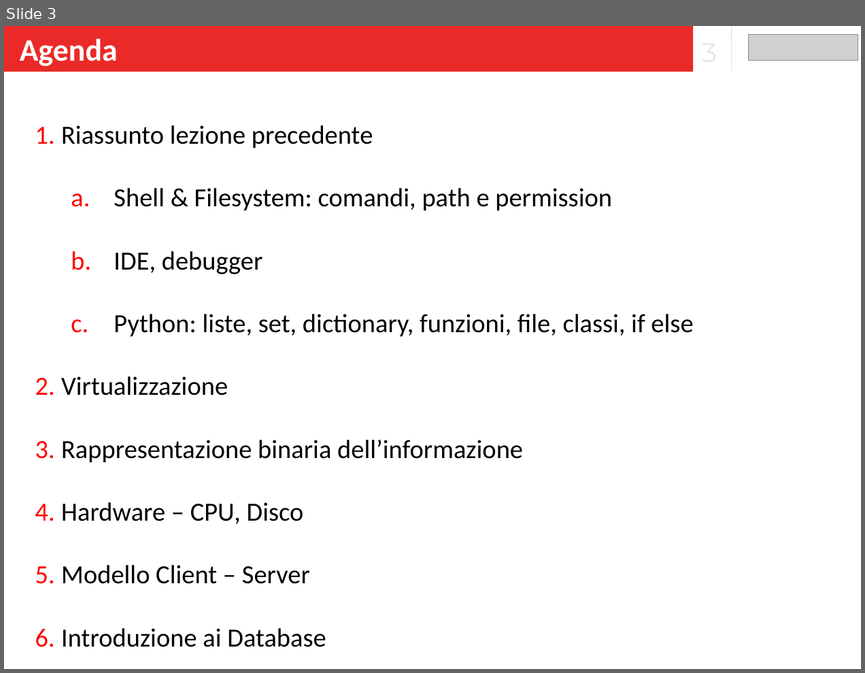
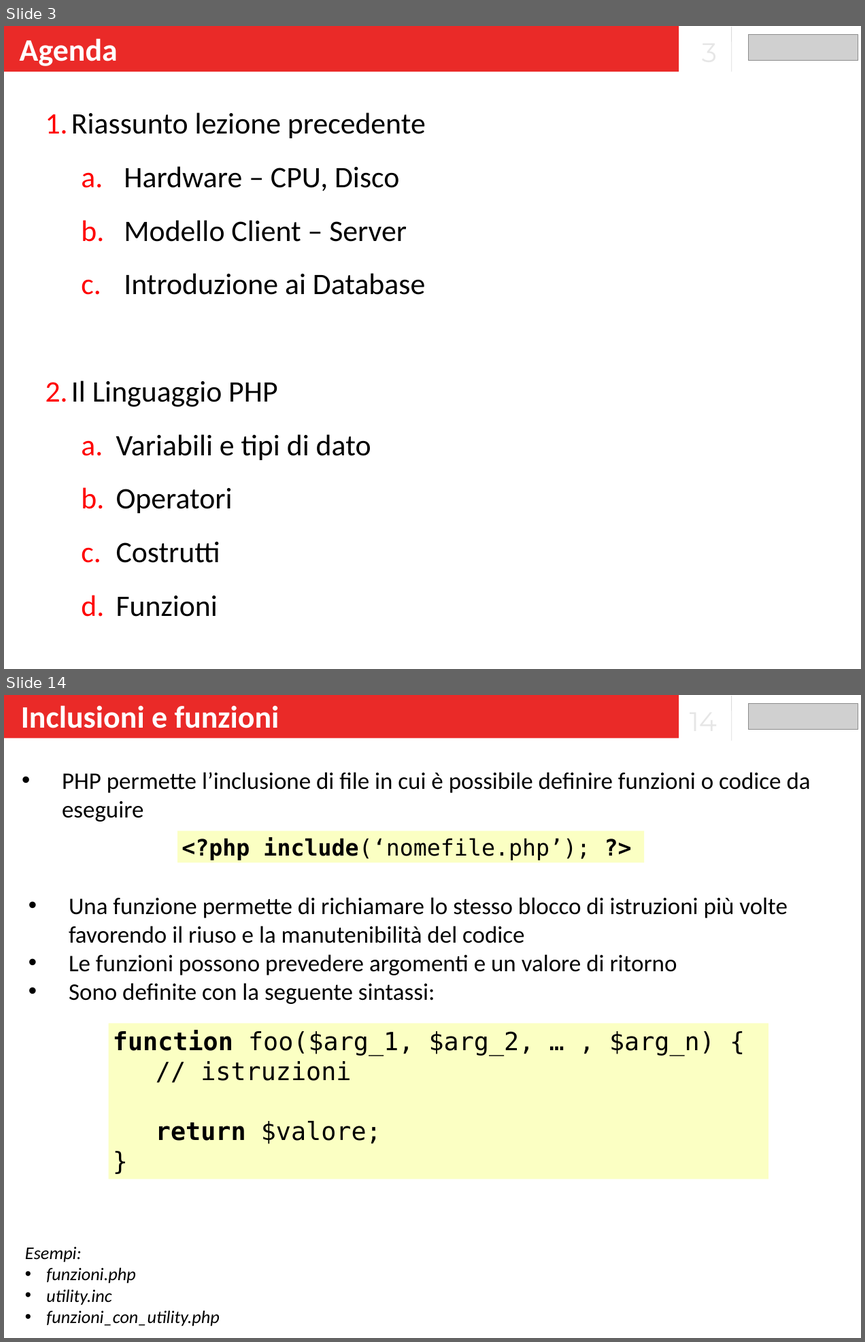
Before and after one commit to banzaiberry/leonardo, a slide deck: Lezioni_5_6_7/Lezione_5/Slide.pptx. Shown one above the other, each under a label of ours: slide 3 before the commit, slides 3 and 14 after it; the slides between them are not shown. The pictures are 865x673 and 865x1342 pixels, drawn with LibreOffice and Linux fonts; fonts in the diff are those of the drawing; grey boxes stand for pictures. Boxes give left, top, right and bottom in pixels: in the first picture for what was removed or moved away, otherwise in the second. Text is boxed around its words. In the diff, an @@ line names an element or a change of style, - is before the commit and + after.

```diff
--- a/Lezioni_5_6_7/Lezione_5/Slide.pptx
+++ b/Lezioni_5_6_7/Lezione_5/Slide.pptx
@@ slide 14 added at [4, 695, 861, 1338], background #FFFFFF @@
@@ rectangle added at [4, 695, 679, 738], fill #EA2A28, 52.5 pt, text #FFFFFF, bold @@
+Inclusioni e funzioni
@@ line added from (732, 696) to (732, 741), #DBDBDB 1 pt @@
@@ picture added at [748, 704, 858, 729] @@
@@ text added at [62, 772, 810, 821], 40 pt, text #000000 @@
+• PHP permette l’inclusione di file in cui è possibile definire funzioni o codice da eseguire
@@ rectangle added at [177, 831, 644, 862], fill #FBFFC3, 38 pt, text #000000 @@
+<?php include(‘nomefile.php’); ?>
@@ text added at [69, 897, 787, 1004], 40 pt, text #000000 @@
+• Una funzione permette di richiamare lo stesso blocco di istruzioni più volte favorendo il riuso e la manutenibilità del codice
+• Le funzioni possono prevedere argomenti e un valore di ritorno
+• Sono definite con la seguente sintassi:
@@ rectangle added at [109, 1023, 768, 1179], fill #FBFFC3, 42 pt, text #000000 @@
+function foo($arg_1, $arg_2, … , $arg_n) {
+// istruzioni
+return $valore;
+}
@@ text added at [25, 1246, 219, 1326], 30 pt, text #000000, italic @@
+Esempi:
+• funzioni.php
+• utility.inc
+• funzioni_con_utility.php
@@ slide 3 changed as well @@
@@ rectangle "Agenda": place and size @@
-rectangle "Agenda" at [4, 26, 694, 72]
+rectangle "Agenda" at [4, 26, 679, 72]
@@ text "Riassunto lezione precedente": place and size @@
-text "Riassunto lezione precedente" at [61, 125, 693, 647]
+text "Riassunto lezione precedente" at [71, 112, 426, 616]
@@ text at [71, 112, 426, 295]: size 44 to 50 pt in "Riassunto lezione precedente", "Hardware – CPU, Disco", "Modello Client – Server", "Introduzione ai Database"; line spacing 2 to 1.5; bullet 1. to a.; list level 2 to 3 in "Hardware – CPU, Disco"; list level 2 to 3 in "Modello Client – Server"; list level 2 to 3 in "Introduzione ai Database" @@
@@ text at [61, 188, 693, 463]: paragraphs removed @@
-    a. Shell & Filesystem: comandi, path e permission
-    b. IDE, debugger
-    c. Python: liste, set, dictionary, funzioni, file, classi, if else
-  2. Virtualizzazione
-  3. Rappresentazione binaria dell’informazione
@@ text at [71, 380, 371, 616]: paragraphs added @@
+  2. Il Linguaggio PHP
+    a. Variabili e tipi di dato
+    b. Operatori
+    c. Costrutti
+    d. Funzioni
```
Also in this commit, not shown: 3 other slides changed, 12 other slides added, 1 slide removed, 1 other file.
